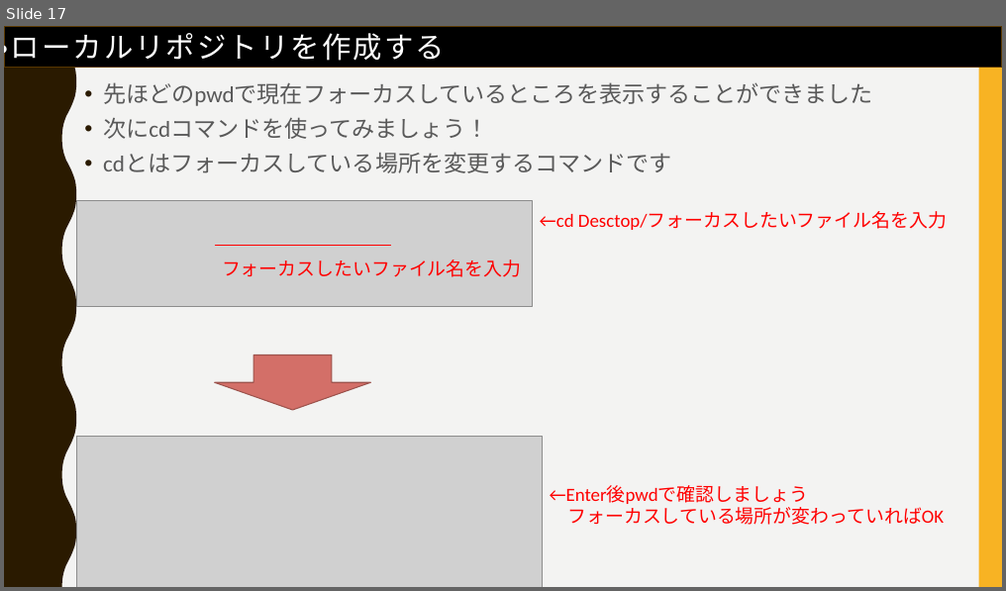
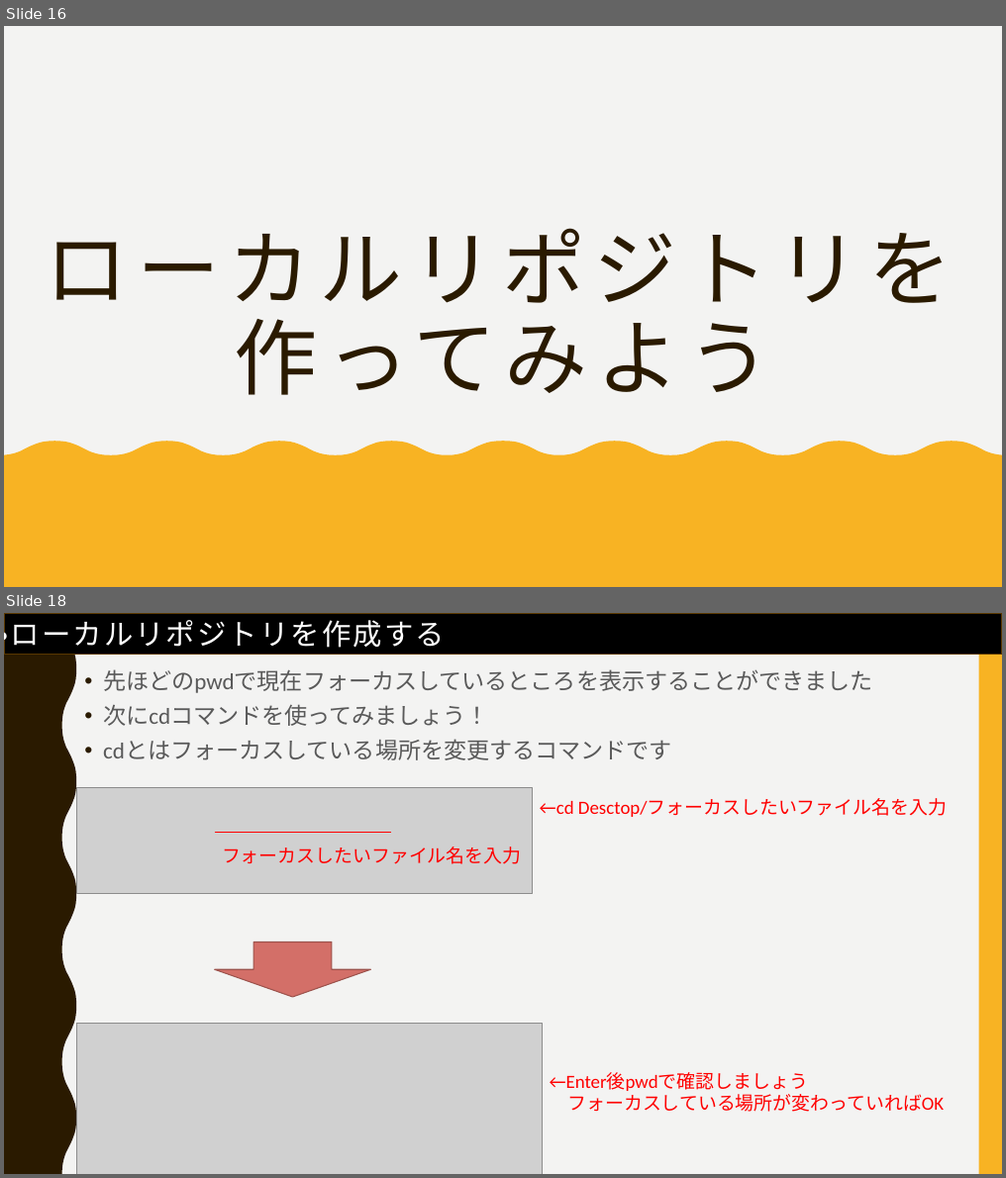
Before and after one commit to FIY24554/git_test, a slide deck: githubについて.pptx. Shown one above the other, each under a label of ours: slide 17 before the commit, slides 16 and 18 after it; the slides between them are not shown. The pictures are 1006x591 and 1006x1178 pixels, drawn with LibreOffice and Linux fonts; fonts in the diff are those of the drawing; grey boxes stand for pictures. Boxes give left, top, right and bottom in pixels: in the first picture for what was removed or moved away, otherwise in the second. Text is boxed around its words. In the diff, an @@ line names an element or a change of style, - is before the commit and + after.

```diff
--- a/githubについて.pptx
+++ b/githubについて.pptx
@@ slide 16 added at <box>4,26,1002,587</box>, background #F3F3F2 @@
@@ rectangle added at <box>4,26,27,587</box>, fill #2A1A00 @@
@@ rectangle added at <box>4,26,1002,587</box>, fill #F3F3F2 @@
@@ title added at <box>46,228,951,395</box>, 80 pt, text #2A1A00 @@
+ローカルリポジトリを作ってみよう
@@ freeform shape added at <box>4,442,1002,587</box>, fill #F8B323 @@
@@ what was slide 17 is now slide 18 @@
```
Also in this commit, not shown: 1 slide changed, 7 other slides added, 1 slide removed.
